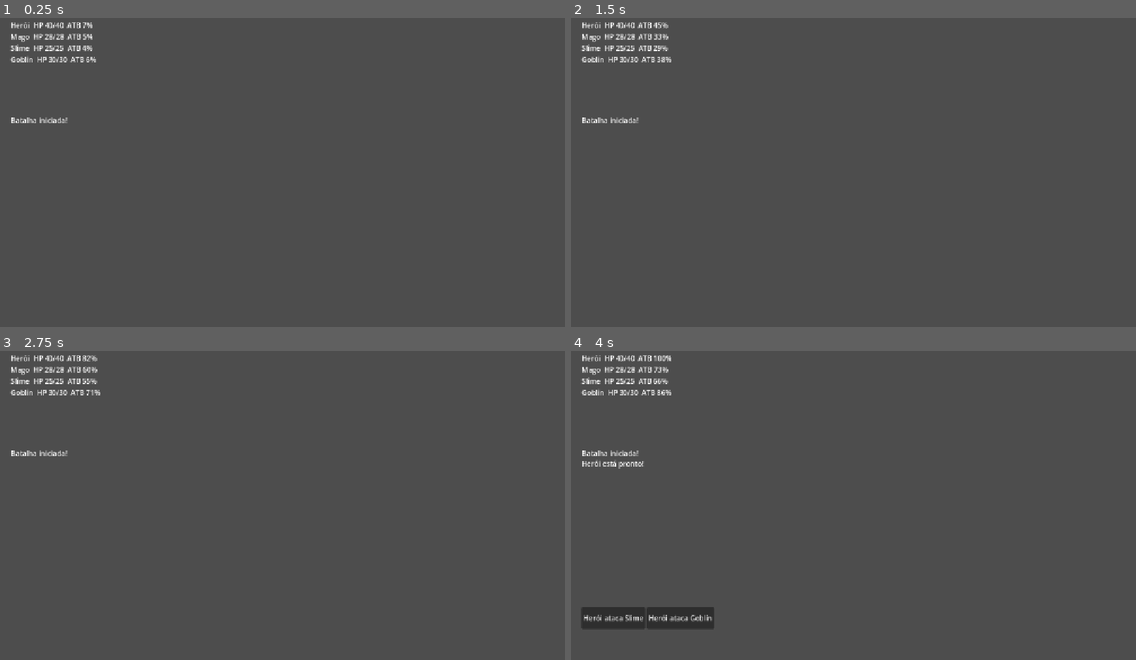
Above: before the commit, frames 1-4 (two rows, left to right).
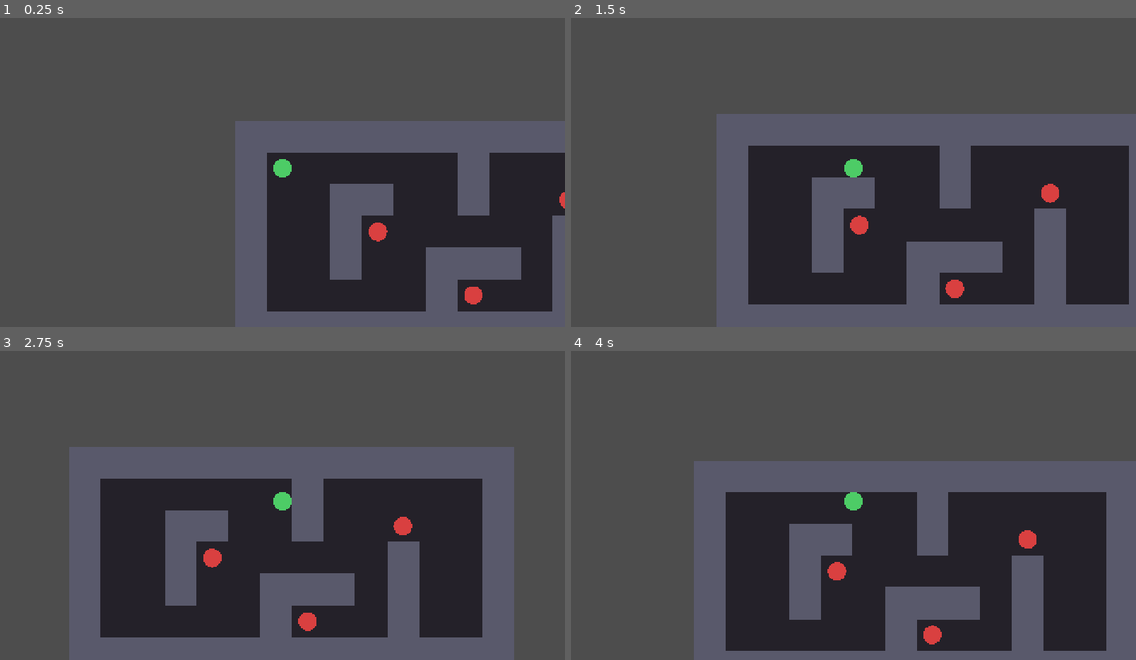
Above: after the commit, the same moments.

Repository: Ziaker/crawlmon
Game: Godot game, scene res://scenes/exploration.tscn
The game is run twice, just before and just after one commit, with the same random seed, the same clock (stepped at 60 frames per second) and the same inputs. Before the commit the project starts from res://scenes/battle.tscn.
Inputs:
- Up to frame 1 (0.25 s): no input
- Up to frame 2 (1.5 s): hold Right (ui_right) 0.53-1.28 s; hold Down (ui_down) from 1.28 s (still down)
- Up to frame 3 (2.75 s): release Down (ui_down) at 2.03 s; hold Right (ui_right) from 2.03 s (still down)
- Up to frame 4 (4 s): release Right (ui_right) at 2.78 s; hold Up (ui_up) 2.78-3.53 s; hold Left (ui_left) from 3.53 s (still down)

The runs differ from the first frame. In frame 1, 40% of the frame differs, in the area x 1-100%, y 1-100%; in frame 2, 52%; in frame 3, 55%, in the area x 1-91%, y 1-100%; in frame 4, 53%.

Commit message:
Add 2D top-down exploration and 3D battle stage
Co-Authored-By: Claude Sonnet 5.5 <noreply@anthropic.com>

Diff:
--- a/project.godot
+++ b/project.godot
@@ -4,7 +4,7 @@
 [application]
 
 config/name="Crawlmon"
-run/main_scene="res://scenes/battle.tscn"
+run/main_scene="res://scenes/exploration.tscn"
 config/features=PackedStringArray("4.7", "GL Compatibility")
 
 [display]
@@ -17,3 +17,7 @@
 
 renderer/rendering_method="gl_compatibility"
 renderer/rendering_method.mobile="gl_compatibility"
+
+[autoload]
+
+GameState="*res://scripts/autoload/game_state.gd"
--- a/scenes/battle.tscn
+++ b/scenes/battle.tscn
@@ -1,36 +1,39 @@
 [gd_scene load_steps=3 format=3]
 
-[ext_resource type="Script" path="res://scripts/combat/battle_ui.gd" id="1"]
+[ext_resource type="Script" path="res://scripts/combat/battle_scene.gd" id="1"]
 [ext_resource type="Script" path="res://scripts/combat/battle.gd" id="2"]
 
-[node name="BattleUI" type="Control"]
-layout_mode = 3
-anchors_preset = 15
-anchor_right = 1.0
-anchor_bottom = 1.0
+[node name="BattleScene" type="Node3D"]
 script = ExtResource("1")
 
 [node name="Battle" type="Node" parent="."]
 script = ExtResource("2")
 
-[node name="Status" type="Label" parent="."]
-layout_mode = 0
+[node name="Camera3D" type="Camera3D" parent="."]
+transform = Transform3D(1, 0, 0, 0, 0.92, 0.39, 0, -0.39, 0.92, 0, 4.5, 9)
+current = true
+
+[node name="Sun" type="DirectionalLight3D" parent="."]
+transform = Transform3D(0.87, -0.35, 0.35, 0, 0.71, 0.71, -0.5, -0.61, 0.61, 0, 8, 0)
+shadow_enabled = true
+
+[node name="UI" type="CanvasLayer" parent="."]
+
+[node name="Status" type="Label" parent="UI"]
 offset_left = 24.0
 offset_top = 24.0
 offset_right = 500.0
-offset_bottom = 220.0
+offset_bottom = 160.0
 
-[node name="Log" type="RichTextLabel" parent="."]
-layout_mode = 0
+[node name="Log" type="RichTextLabel" parent="UI"]
 offset_left = 24.0
-offset_top = 240.0
-offset_right = 700.0
-offset_bottom = 560.0
+offset_top = 520.0
+offset_right = 640.0
+offset_bottom = 640.0
 scroll_following = true
 
-[node name="Actions" type="HBoxContainer" parent="."]
-layout_mode = 0
+[node name="Actions" type="HBoxContainer" parent="UI"]
 offset_left = 24.0
-offset_top = 600.0
+offset_top = 656.0
 offset_right = 1250.0
-offset_bottom = 650.0
+offset_bottom = 700.0
--- /dev/null
+++ b/scenes/exploration.tscn
@@ -0,0 +1,6 @@
+[gd_scene load_steps=2 format=3]
+
+[ext_resource type="Script" path="res://scripts/dungeon/exploration.gd" id="1"]
+
+[node name="Exploration" type="Node2D"]
+script = ExtResource("1")
--- /dev/null
+++ b/scripts/autoload/game_state.gd
@@ -0,0 +1,22 @@
+extends Node
+## Shared state between the 2D exploration and the 3D battle scenes.
+
+const EXPLORATION := "res://scenes/exploration.tscn"
+const BATTLE := "res://scenes/battle.tscn"
+
+var player_pos := Vector2.INF  ## INF = use the map's spawn point.
+var encounter_id := ""
+var defeated: Array[String] = []
+
+
+func start_battle(id: String, pos: Vector2) -> void:
+	encounter_id = id
+	player_pos = pos
+	get_tree().change_scene_to_file.call_deferred(BATTLE)
+
+
+func end_battle(player_won: bool) -> void:
+	if player_won:
+		defeated.append(encounter_id)
+	encounter_id = ""
+	get_tree().change_scene_to_file.call_deferred(EXPLORATION)
--- /dev/null
+++ b/scripts/combat/battle_scene.gd
@@ -0,0 +1,102 @@
+extends Node3D
+## 3D battle stage. Combatants are shown as placeholder capsules; replace
+## _make_model() with an instantiated glTF scene once real models exist.
+
+@onready var battle: Battle = $Battle
+@onready var status: Label = $UI/Status
+@onready var log_label: RichTextLabel = $UI/Log
+@onready var actions: HBoxContainer = $UI/Actions
+
+var models: Dictionary = {}  ## Combatant -> Node3D
+
+
+func _ready() -> void:
+	_add_floor()
+	var party: Array[Combatant] = [
+		Combatant.new("Herói", 40, 8, 30.0, true),
+		Combatant.new("Mago", 28, 11, 22.0, true),
+	]
+	var enemies: Array[Combatant] = [
+		Combatant.new("Slime", 25, 5, 20.0, false),
+		Combatant.new("Goblin", 30, 7, 26.0, false),
+	]
+	_spawn(party, -3.0, Color(0.3, 0.6, 0.9))
+	_spawn(enemies, 3.0, Color(0.85, 0.3, 0.3))
+	battle.log_message.connect(func(t: String) -> void: log_label.append_text(t + "\n"))
+	battle.state_changed.connect(_refresh)
+	battle.battle_ended.connect(_on_battle_ended)
+	battle.start(party, enemies)
+
+
+func _add_floor() -> void:
+	var floor_mesh := MeshInstance3D.new()
+	var plane := PlaneMesh.new()
+	plane.size = Vector2(20, 12)
+	floor_mesh.mesh = plane
+	var mat := StandardMaterial3D.new()
+	mat.albedo_color = Color(0.2, 0.2, 0.25)
+	floor_mesh.material_override = mat
+	add_child(floor_mesh)
+
+
+func _spawn(list: Array[Combatant], x: float, color: Color) -> void:
+	for i in list.size():
+		var c := list[i]
+		var model := _make_model(c, color)
+		model.position = Vector3(x, 0.0, (i - (list.size() - 1) / 2.0) * 3.0)
+		model.rotation.y = PI / 2.0 if x < 0 else -PI / 2.0
+		add_child(model)
+		models[c] = model
+		c.damaged.connect(_on_damaged)
+		c.died.connect(_on_died)
+
+
+func _make_model(c: Combatant, color: Color) -> Node3D:
+	var root := Node3D.new()
+	var mesh := MeshInstance3D.new()
+	mesh.mesh = CapsuleMesh.new()
+	mesh.position.y = 1.0
+	var mat := StandardMaterial3D.new()
+	mat.albedo_color = color
+	mesh.material_override = mat
+	root.add_child(mesh)
+	var label := Label3D.new()
+	label.text = c.name
+	label.position.y = 2.6
+	label.billboard = BaseMaterial3D.BILLBOARD_ENABLED
+	root.add_child(label)
+	return root
+
+
+func _on_damaged(c: Combatant, _amount: int) -> void:
+	var model: Node3D = models[c]
+	var base := model.position
+	var tween := create_tween()
+	tween.tween_property(model, "position", base + Vector3(0, 0, 0.3), 0.05)
+	tween.tween_property(model, "position", base, 0.1)
+
+
+func _on_died(c: Combatant) -> void:
+	var tween := create_tween()
+	tween.tween_property(models[c], "scale", Vector3.ZERO, 0.4)
+
+
+func _on_battle_ended(player_won: bool) -> void:
+	await get_tree().create_timer(1.5).timeout
+	GameState.end_battle(player_won)
+
+
+func _refresh() -> void:
+	var lines := PackedStringArray()
+	for c in battle.party + battle.enemies:
+		lines.append("%s  HP %d/%d  ATB %d%%" % [c.name, c.hp, c.max_hp, int(c.gauge)])
+	status.text = "\n".join(lines)
+	for b in actions.get_children():
+		b.queue_free()
+	if battle.active != null:
+		for e in battle.enemies:
+			if e.is_alive():
+				var btn := Button.new()
+				btn.text = "%s ataca %s" % [battle.active.name, e.name]
+				btn.pressed.connect(battle.player_attack.bind(e))
+				actions.add_child(btn)
--- a/scripts/combat/battle_ui.gd
+++ /dev/null
@@ -1,37 +0,0 @@
-extends Control
-## Minimal placeholder UI: status labels, log, and an attack button per enemy.
-
-@onready var battle: Battle = $Battle
-@onready var status: Label = $Status
-@onready var log_label: RichTextLabel = $Log
-@onready var actions: HBoxContainer = $Actions
-
-
-func _ready() -> void:
-	var party: Array[Combatant] = [
-		Combatant.new("Herói", 40, 8, 30.0, true),
-		Combatant.new("Mago", 28, 11, 22.0, true),
-	]
-	var enemies: Array[Combatant] = [
-		Combatant.new("Slime", 25, 5, 20.0, false),
-		Combatant.new("Goblin", 30, 7, 26.0, false),
-	]
-	battle.log_message.connect(func(t: String) -> void: log_label.append_text(t + "\n"))
-	battle.state_changed.connect(_refresh)
-	battle.start(party, enemies)
-
-
-func _refresh() -> void:
-	var lines := PackedStringArray()
-	for c in battle.party + battle.enemies:
-		lines.append("%s  HP %d/%d  ATB %d%%" % [c.name, c.hp, c.max_hp, int(c.gauge)])
-	status.text = "\n".join(lines)
-	for b in actions.get_children():
-		b.queue_free()
-	if battle.active != null:
-		for e in battle.enemies:
-			if e.is_alive():
-				var btn := Button.new()
-				btn.text = "%s ataca %s" % [battle.active.name, e.name]
-				btn.pressed.connect(battle.player_attack.bind(e))
-				actions.add_child(btn)
--- /dev/null
+++ b/scripts/dungeon/exploration.gd
@@ -0,0 +1,75 @@
+extends Node2D
+## Top-down 2D dungeon map built from an ASCII grid.
+## '#' wall, '.' floor, 'P' player spawn, 'E' enemy encounter.
+
+const TILE := 48
+const MAP: Array[String] = [
+	"##############",
+	"#P.....#.....#",
+	"#..##..#..E..#",
+	"#..#E.....#..#",
+	"#..#..###.#..#",
+	"#.....#E..#..#",
+	"##############",
+]
+
+var player: CharacterBody2D
+var enemies: Dictionary = {}  ## id -> cell center
+var _triggered := false
+
+
+func _ready() -> void:
+	var spawn := Vector2(TILE * 1.5, TILE * 1.5)
+	for y in MAP.size():
+		for x in MAP[y].length():
+			var center := Vector2(x + 0.5, y + 0.5) * TILE
+			match MAP[y][x]:
+				"#":
+					_add_wall(center)
+				"P":
+					spawn = center
+				"E":
+					var id := "%d,%d" % [x, y]
+					if not GameState.defeated.has(id):
+						enemies[id] = center
+						_add_enemy_trigger(id, center)
+	player = CharacterBody2D.new()
+	player.set_script(load("res://scripts/dungeon/player.gd"))
+	player.position = spawn if GameState.player_pos == Vector2.INF else GameState.player_pos
+	add_child(player)
+
+
+func _add_wall(center: Vector2) -> void:
+	var body := StaticBody2D.new()
+	body.position = center
+	var shape := CollisionShape2D.new()
+	var rect := RectangleShape2D.new()
+	rect.size = Vector2(TILE, TILE)
+	shape.shape = rect
+	body.add_child(shape)
+	add_child(body)
+
+
+func _add_enemy_trigger(id: String, center: Vector2) -> void:
+	var area := Area2D.new()
+	area.position = center
+	var shape := CollisionShape2D.new()
+	var circle := CircleShape2D.new()
+	circle.radius = 16.0
+	shape.shape = circle
+	area.add_child(shape)
+	area.body_entered.connect(func(body: Node2D) -> void:
+		if body == player and not _triggered:
+			_triggered = true
+			GameState.start_battle(id, player.position)
+	)
+	add_child(area)
+
+
+func _draw() -> void:
+	for y in MAP.size():
+		for x in MAP[y].length():
+			var rect := Rect2(Vector2(x, y) * TILE, Vector2(TILE, TILE))
+			draw_rect(rect, Color(0.35, 0.35, 0.42) if MAP[y][x] == "#" else Color(0.14, 0.13, 0.16))
+	for center in enemies.values():
+		draw_circle(center, 14.0, Color(0.85, 0.25, 0.25))
--- /dev/null
+++ b/scripts/dungeon/player.gd
@@ -0,0 +1,24 @@
+extends CharacterBody2D
+## Top-down player. Built in code by exploration.gd.
+
+const SPEED := 180.0
+
+
+func _ready() -> void:
+	var shape := CollisionShape2D.new()
+	var circle := CircleShape2D.new()
+	circle.radius = 14.0
+	shape.shape = circle
+	add_child(shape)
+	var cam := Camera2D.new()
+	cam.zoom = Vector2(1.5, 1.5)
+	add_child(cam)
+
+
+func _physics_process(_delta: float) -> void:
+	velocity = Input.get_vector("ui_left", "ui_right", "ui_up", "ui_down") * SPEED
+	move_and_slide()
+
+
+func _draw() -> void:
+	draw_circle(Vector2.ZERO, 14.0, Color(0.3, 0.8, 0.4))
Not shown, added: scripts/autoload/game_state.gd.uid
Not shown, added: scripts/combat/battle_scene.gd.uid
Not shown, removed: scripts/combat/battle_ui.gd.uid
Not shown, added: scripts/dungeon/exploration.gd.uid
Not shown, added: scripts/dungeon/player.gd.uid
